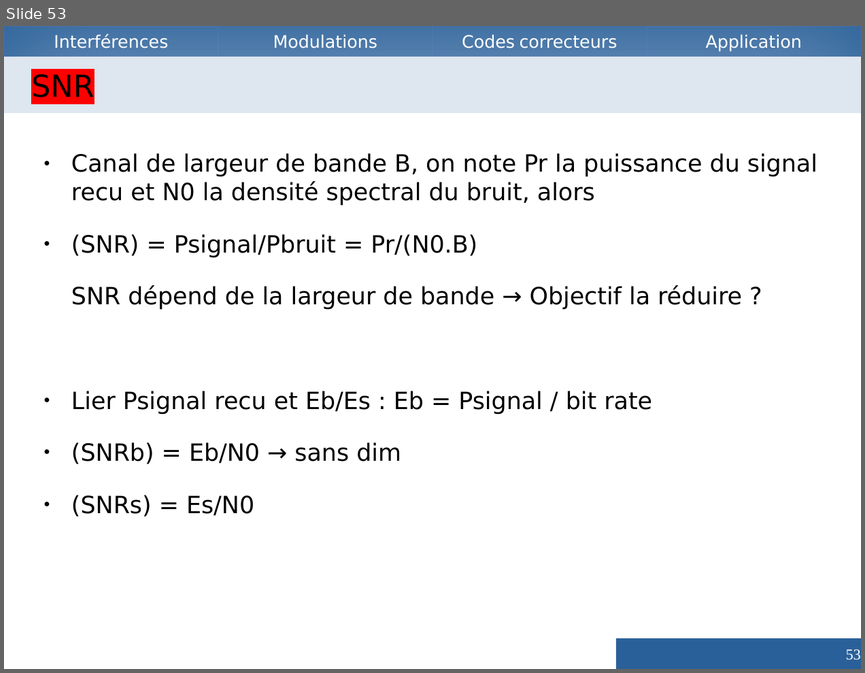
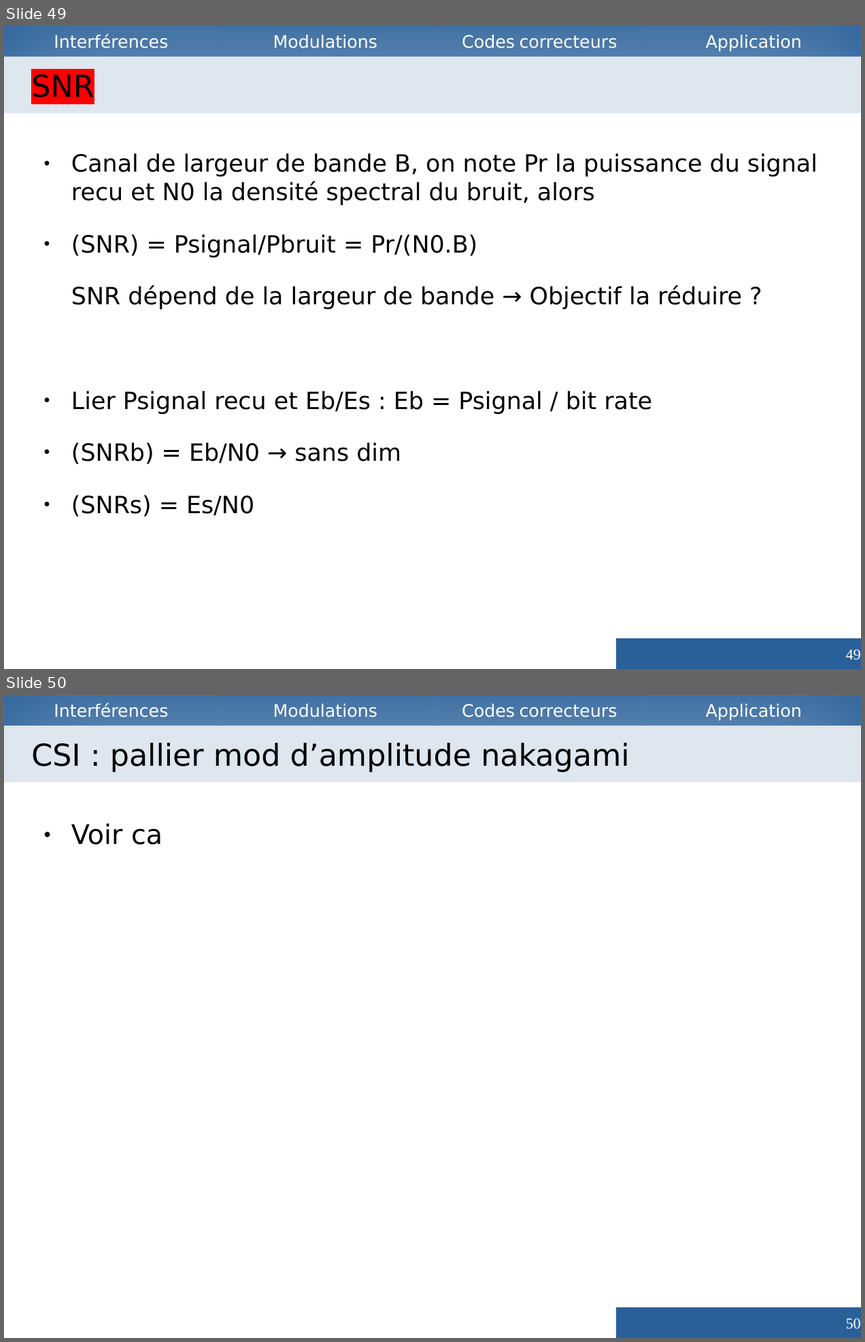
Before and after one commit to Vzrod/tipe, a slide deck: TIPE.odp. Shown one above the other, each under a label of ours: slide 53 before the commit, slides 49 and 50 after it. The pictures are 865x673 and 865x1342 pixels, drawn with LibreOffice and Linux fonts; fonts in the diff are those of the drawing. Boxes give left, top, right and bottom in pixels: in the first picture for what was removed or moved away, otherwise in the second. Text is boxed around its words. In the diff, an @@ line names an element or a change of style, - is before the commit and + after.

```diff
--- a/TIPE.odp
+++ b/TIPE.odp
@@ slide 50 added at [4, 695, 861, 1338], background #FFFFFF; not listed: 4 template elements that a slide beside it also shows @@
@@ title added at [4, 726, 861, 782], fill #DEE6EF, 28 pt, text #000000 @@
+CSI : pallier mod d’amplitude nakagami
@@ text added at [71, 824, 162, 845], 25 pt, text #000000 @@
+● Voir ca
@@ page number added at [616, 1307, 861, 1337], fill #2A6099, 14 pt, text #FFFFFF @@
+50
@@ what was slide 53 is now slide 49 @@
@@ page number at [846, 649, 861, 659]: text changed @@
-53
+49
```
Also in this commit, not shown: 7 slides changed, 1 other slide added, 2 slides removed, 1 other file.
